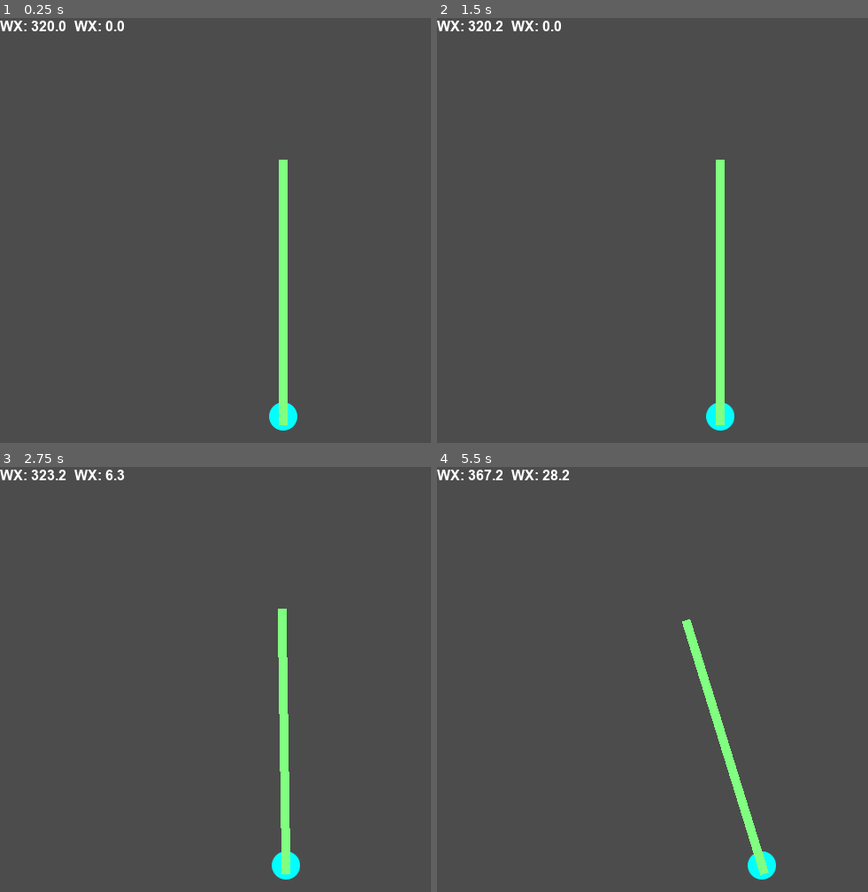
Above: before the commit, frames 1-4 (two rows, left to right).
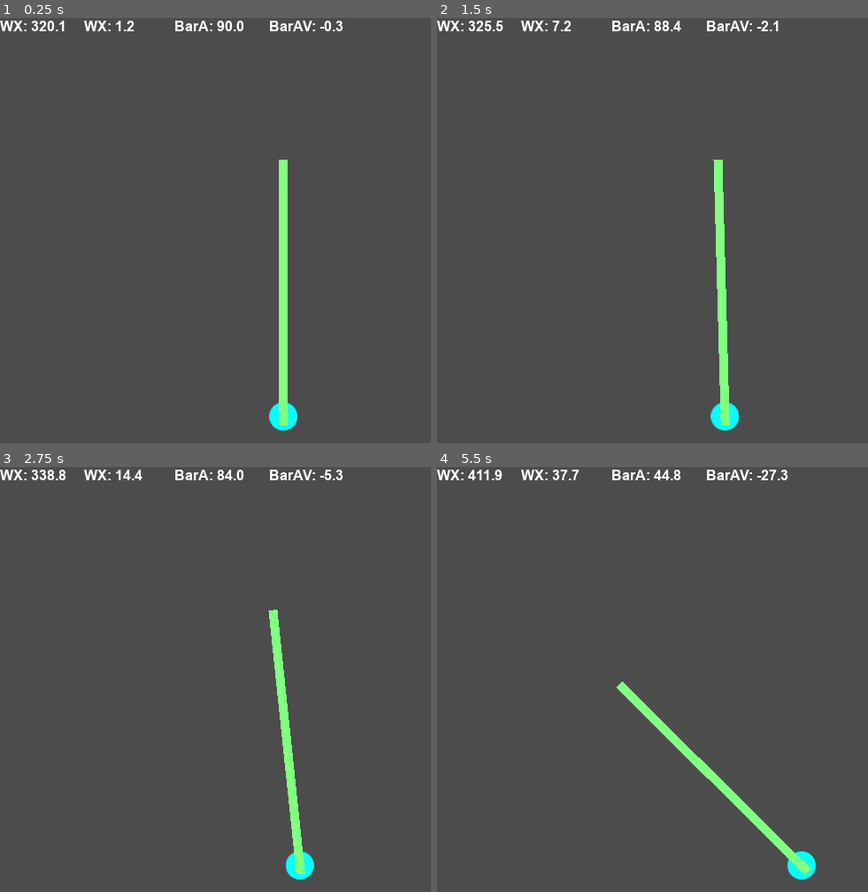
Above: after the commit, the same moments.

Repository: vivisuke/InvPendulum
Game: Godot game, scene res://MainScene.tscn
Same seed, same stepped clock (60 frames per second), same inputs: the game is played once before the commit and once after it. The engine's default icon, where the game draws it, is replaced by a stand-in: a white triangle on a blue panel in a dark square.
Inputs:
- Up to frame 1 (0.25 s): no input
- Up to frame 2 (1.5 s): no input
- Up to frame 3 (2.75 s): no input
- Up to frame 4 (5.5 s): no input

The runs differ from the first frame. In frame 1, 0.7% of the frame differs, in the area x 13-80%, y 0-4%; in frame 2, 1.4%; in frame 3, 2.6%; in frame 4, 3.7%, in the area x 7-88%, y 0-98%.

Commit message:
0004 ◎ C 09/13 09/13 0.001│ToDo│倒立振子角度・角速度表示

Diff:
--- a/InvPendulum/MainScene.gd
+++ b/InvPendulum/MainScene.gd
@@ -2,10 +2,13 @@
 
 var wheelX = 320.0
 var wheelVelocity = 0.0
-var barAngle = 90.0
+var barAngle = 90.0				# 単位：degree
 var angularVelocity = 0.0
 
+var rng = RandomNumberGenerator.new()
+
 func _ready():
+	rng.randomize()
 	pass # Replace with function body.
 
 func _physics_process(delta):
@@ -13,6 +16,16 @@
 	$WheelXLabel.text = "WX: %.1f" % $Wheel.position.x
 	$WheelVLabel.text = "WX: %.1f" % wheelVelocity
 	wheelX = $Wheel.position.x
-	if wheelVelocity == 0.0 && barAngle == 90.0 && angularVelocity == 0.0:
-		$Wheel.add_central_force(Vector2(10, 0)*delta)
+	var ba = ($Bar.rotation * 180 / PI)
+	$BarALavel.text = "BarA: %.1f" % ba
+	$BarAVLavel.text = "BarAV: %.1f" % ((ba - barAngle) / delta)
+	barAngle = ba
+	#
+	if wheelVelocity == 0.0 && round(barAngle) == 90 && angularVelocity == 0.0:
+		if rng.randi_range(0, 1) == 0:
+			print("add_central_force(+400)")
+			$Wheel.add_central_force(Vector2(400, 0)*delta)
+		else:
+			print("add_central_force(-400)")
+			$Wheel.add_central_force(Vector2(-400, 0)*delta)
 	pass
--- a/InvPendulum/MainScene.tscn
+++ b/InvPendulum/MainScene.tscn
@@ -80,17 +80,37 @@
 margin_right = 73.0
 margin_bottom = 14.0
 custom_fonts/font = SubResource( 4 )
-text = "WX: 320"
+text = "WX: 320.0"
 __meta__ = {
 "_edit_use_anchors_": false
 }
 
 [node name="WheelVLabel" type="Label" parent="."]
-margin_left = 84.0
-margin_right = 157.0
+margin_left = 95.0
+margin_right = 170.0
 margin_bottom = 19.0
 custom_fonts/font = SubResource( 4 )
-text = "WV: 320"
+text = "WV: 320.0"
 __meta__ = {
 "_edit_use_anchors_": false
 }
+
+[node name="BarALavel" type="Label" parent="."]
+margin_left = 197.0
+margin_right = 270.0
+margin_bottom = 19.0
+custom_fonts/font = SubResource( 4 )
+text = "BarA: 90.0"
+__meta__ = {
+"_edit_use_anchors_": false
+}
+
+[node name="BarAVLavel" type="Label" parent="."]
+margin_left = 304.0
+margin_right = 385.0
+margin_bottom = 19.0
+custom_fonts/font = SubResource( 4 )
+text = "BarAV: 0.0"
+__meta__ = {
+"_edit_use_anchors_": false
+}
Not shown, changed: InvPendulum.spr
